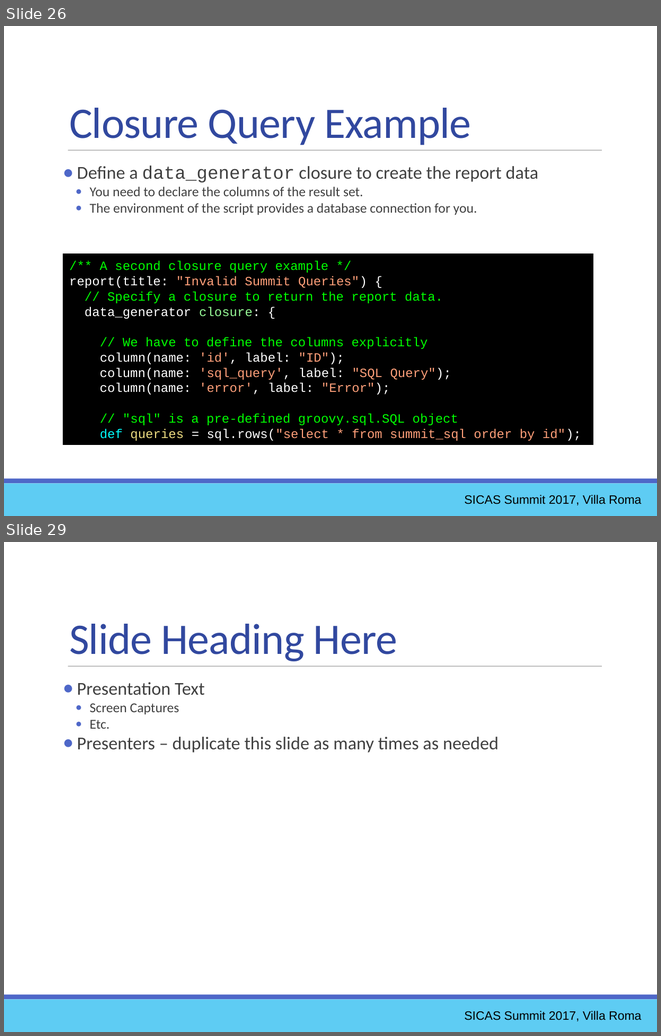
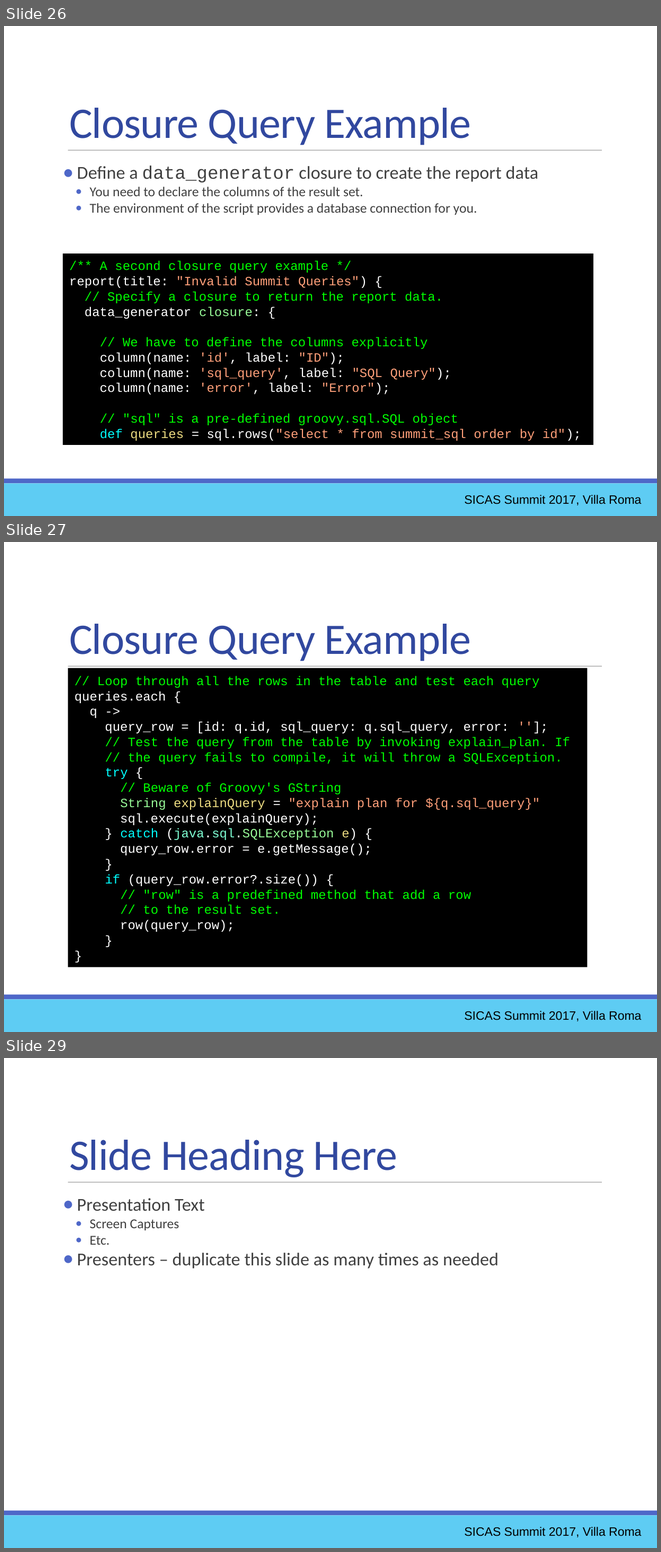
Before and after one commit to ewcole/simple_report, a slide deck: docs/SICAS_2017/Cole_Drop-In Reporting with Groovy.pptx. Shown one above the other, each under a label of ours: slides 26 and 29 before the commit, slides 26, 27 and 29 after it; the slides between them are not shown. The pictures are 661x1036 and 661x1552 pixels, drawn with LibreOffice and Linux fonts; fonts in the diff are those of the drawing. Boxes give left, top, right and bottom in pixels: in the first picture for what was removed or moved away, otherwise in the second. Text is boxed around its words. In the diff, an @@ line names an element or a change of style, - is before the commit and + after.

```diff
--- a/docs/SICAS_2017/Cole_Drop-In Reporting with Groovy.pptx
+++ b/docs/SICAS_2017/Cole_Drop-In Reporting with Groovy.pptx
@@ slide 27 added at <box>4,542,657,1032</box>, background #FFFFFF; not listed: 3 template elements that a slide beside it also shows @@
@@ text added at <box>69,624,471,661</box>, 48 pt, text #31489F @@
+Closure Query Example
@@ rectangle added at <box>68,668,587,967</box>, fill #000000, 14 pt, text #00FF00 @@
+// Loop through all the rows in the table and test each query
+queries.each {
+q ->
+query_row = [id: q.id, sql_query: q.sql_query, error: ''];
+// Test the query from the table by invoking explain_plan. If
+// the query fails to compile, it will throw a SQLException.
+try {
+// Beware of Groovy's GString
+String explainQuery = "explain plan for ${q.sql_query}"
+sql.execute(explainQuery);
+} catch (java.sql.SQLException e) {
+query_row.error = e.getMessage();
+}
+if (query_row.error?.size()) {
+// "row" is a predefined method that add a row
+// to the result set.
+row(query_row);
+}
+}
@@ text added at <box>464,1011,641,1021</box>, 13.5 pt, text #000000 @@
+SICAS Summit 2017, Villa Roma
```
Also in this commit, not shown: 1 slide changed, 1 slide removed.
